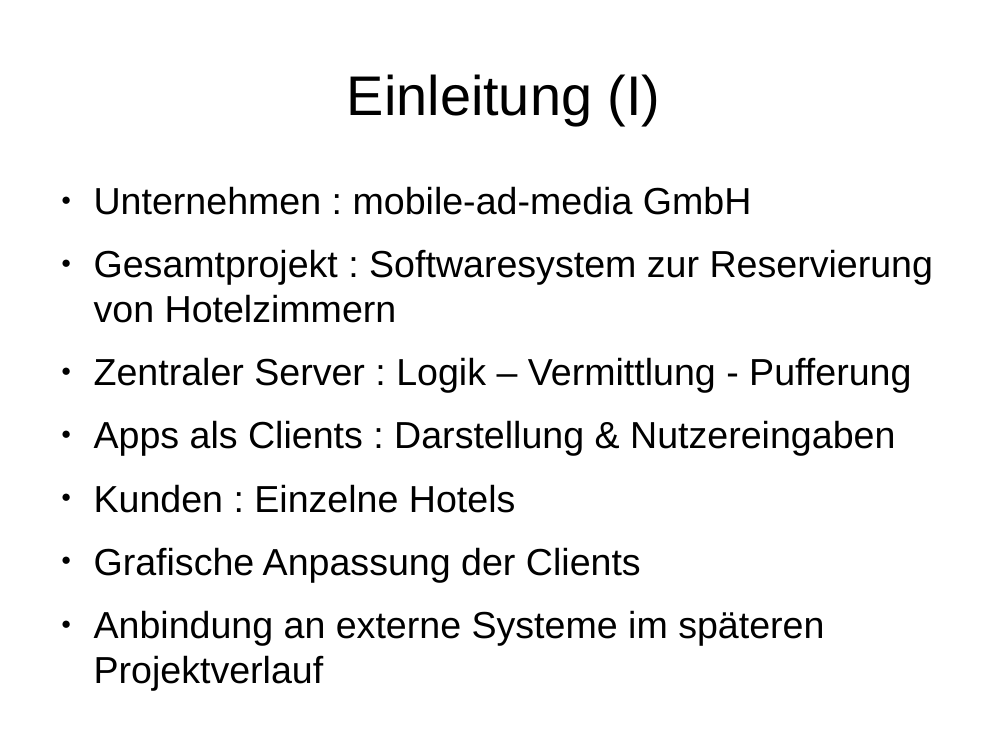
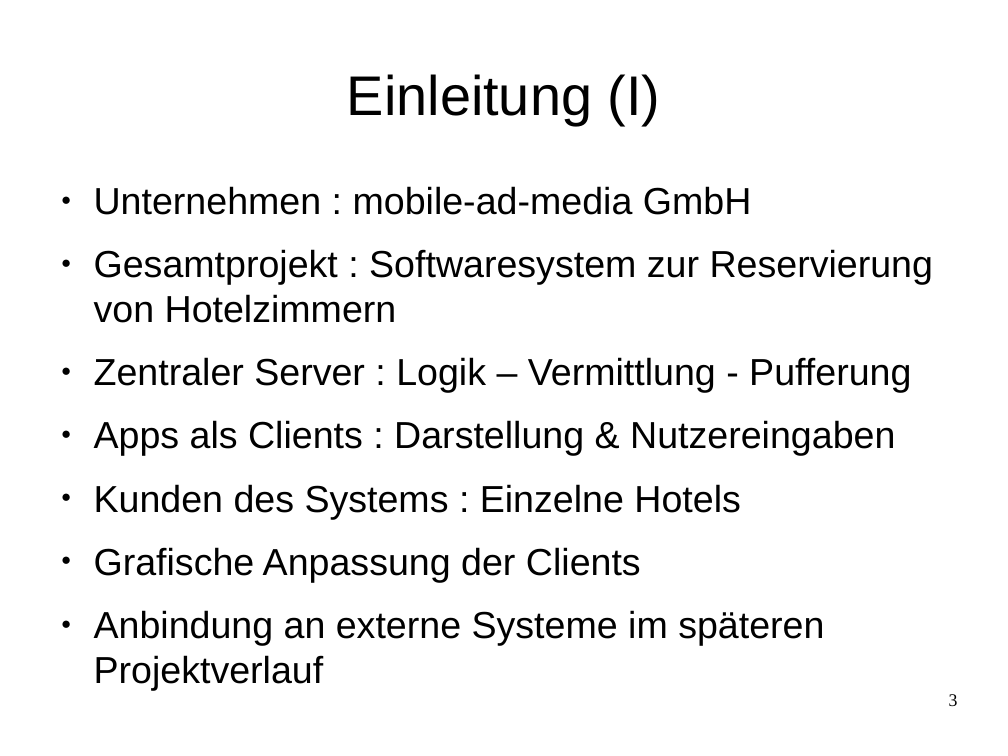
Before and after one commit to janhelmle/weiterbildung_fachinformatiker_ihk_projektantrag, a slide deck: slide 3 of praesentation/presentation_v1.odp. Drawn at 1008x756 pixels with LibreOffice and Linux fonts; fonts in the diff are those of the drawing. Boxes give left, top, right and bottom in pixels: in the first picture for what was removed or moved away, otherwise in the second. Text is boxed around its words. In the diff, an @@ line names an element or a change of style, - is before the commit and + after.

```diff
--- a/praesentation/presentation_v1.odp
+++ b/praesentation/presentation_v1.odp
@@ text at [94, 484, 741, 519]: text changed @@
-● Kunden : Einzelne Hotels
+● Kunden des Systems : Einzelne Hotels
@@ page number added at [949, 694, 958, 706], 14 pt, text #000000 @@
+3
```
Also in this commit, not shown: 16 other slides changed, 2 other files.
